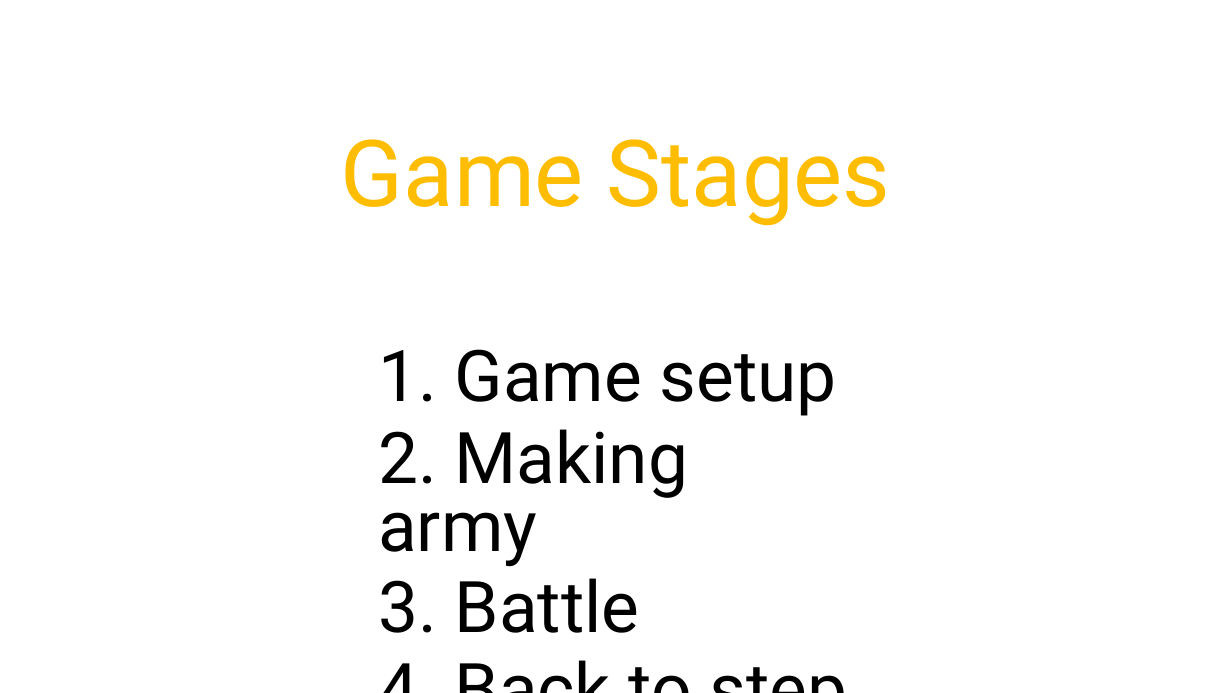
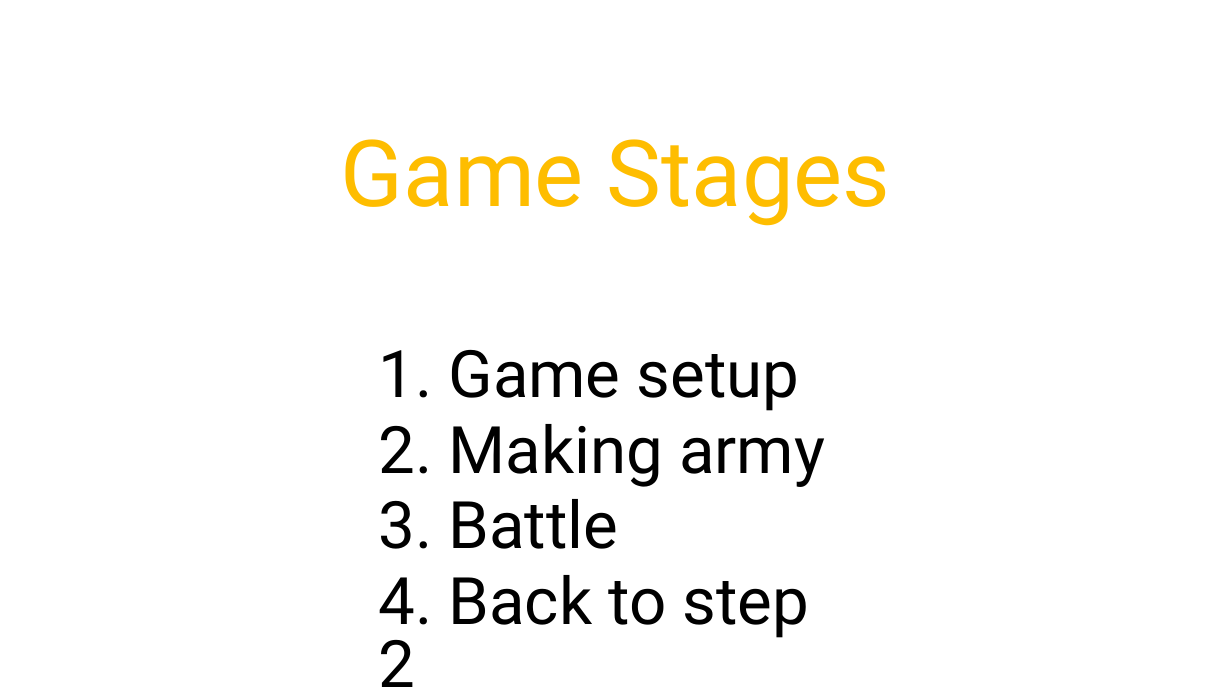
Before and after one commit to LukasVanDenBranden/GameScript-BoardGame, a slide deck: slide 4 of SuperAutoPetsPresentation.pptx. Drawn at 1232x693 pixels with LibreOffice and Linux fonts; fonts in the diff are those of the drawing. Boxes give left, top, right and bottom in pixels: in the first picture for what was removed or moved away, otherwise in the second. Text is boxed around its words. In the diff, an @@ line names an element or a change of style, - is before the commit and + after.

```diff
--- a/SuperAutoPetsPresentation.pptx
+++ b/SuperAutoPetsPresentation.pptx
@@ text "1. Game setup" at box(378, 350, 825, 687): size 55.5 to 51 pt @@
```
Also in this commit, not shown: 3 other slides changed.
